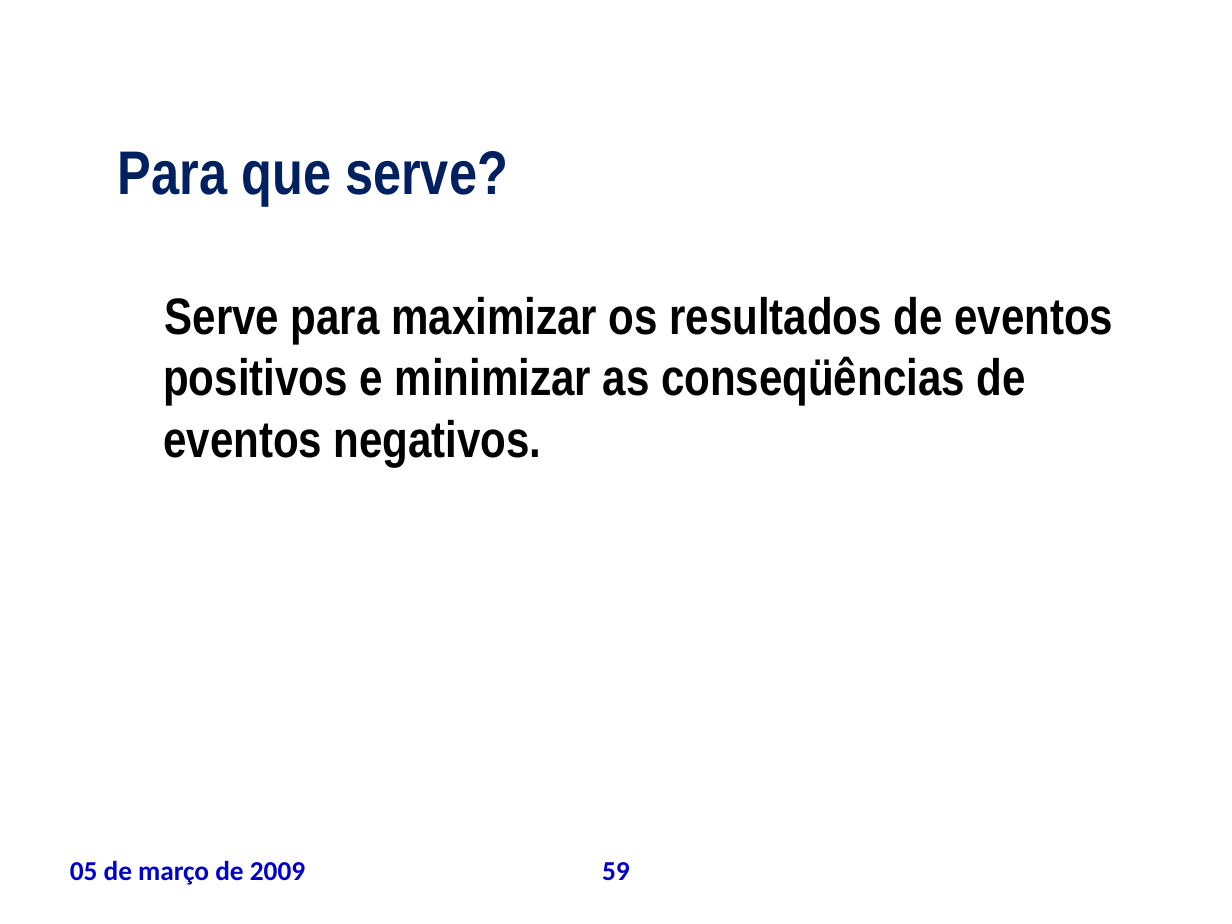
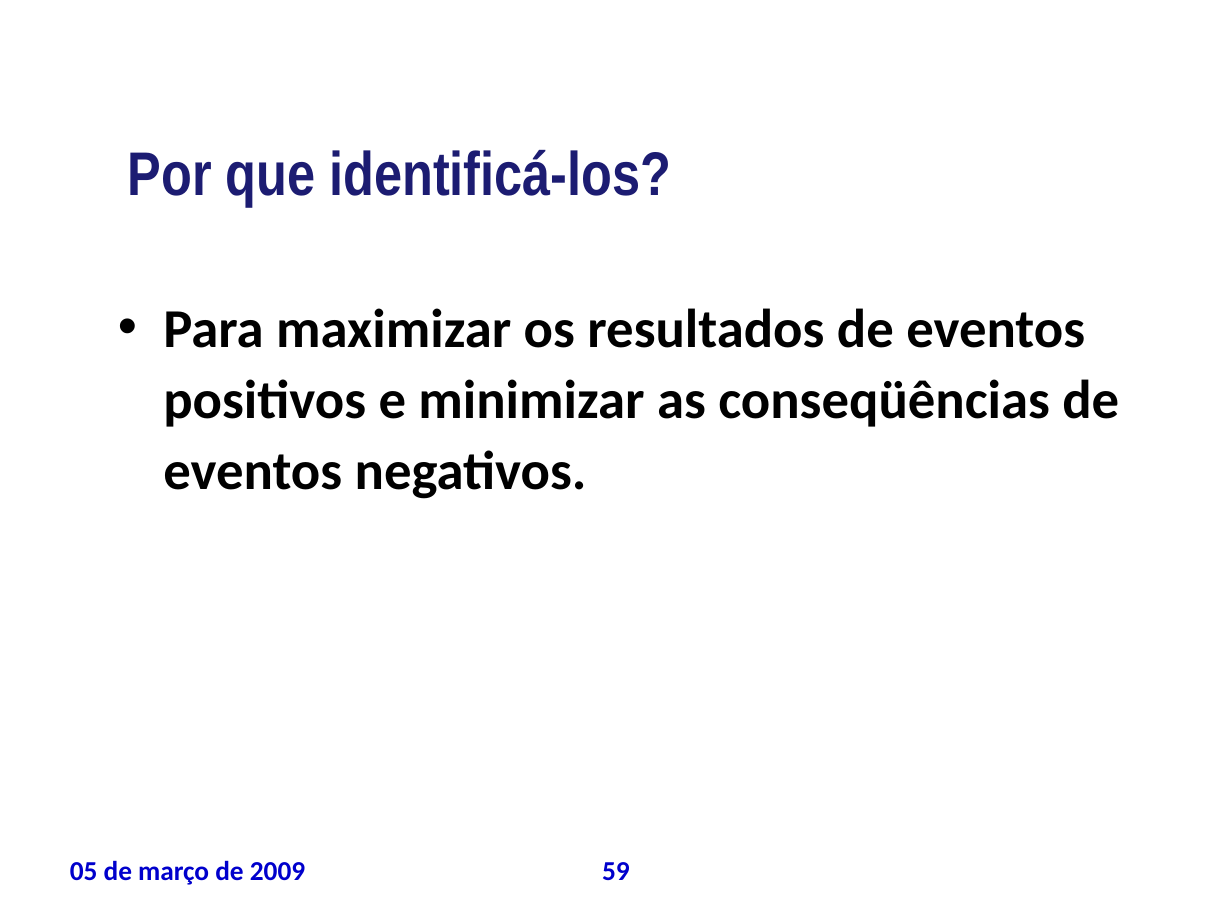
Before and after one commit to theoziran/sislodim, a slide deck: slide 59 of documentos/ProjetoPSA/TAP_apresentacao.ppt. Drawn at 1232x924 pixels with LibreOffice and Linux fonts; fonts in the diff are those of the drawing; background and template pictures are left out. Boxes give left, top, right and bottom in pixels: in the first picture for what was removed or moved away, otherwise in the second. Text is boxed around its words. In the diff, an @@ line names an element or a change of style, - is before the commit and + after.

```diff
--- a/documentos/ProjetoPSA/TAP_apresentacao.ppt
+++ b/documentos/ProjetoPSA/TAP_apresentacao.ppt
@@ text removed at [118,151,508,205] @@
-Para que serve?
@@ title added at [128,150,671,206], 36 pt, text #1C1C72, bold @@
+Por que identificá-los?
@@ text at [163,308,1119,499]: text changed; size 30 to 32 pt; font Arial Narrow to Calibri @@
-Serve para maximizar os resultados de eventos positivos e minimizar as conseqüências de eventos negativos.
+• Para maximizar os resultados de eventos positivos e minimizar as conseqüências de eventos negativos.
```
Also in this commit, not shown: 4 other slides changed, 10 slides added, 2 slides removed.
